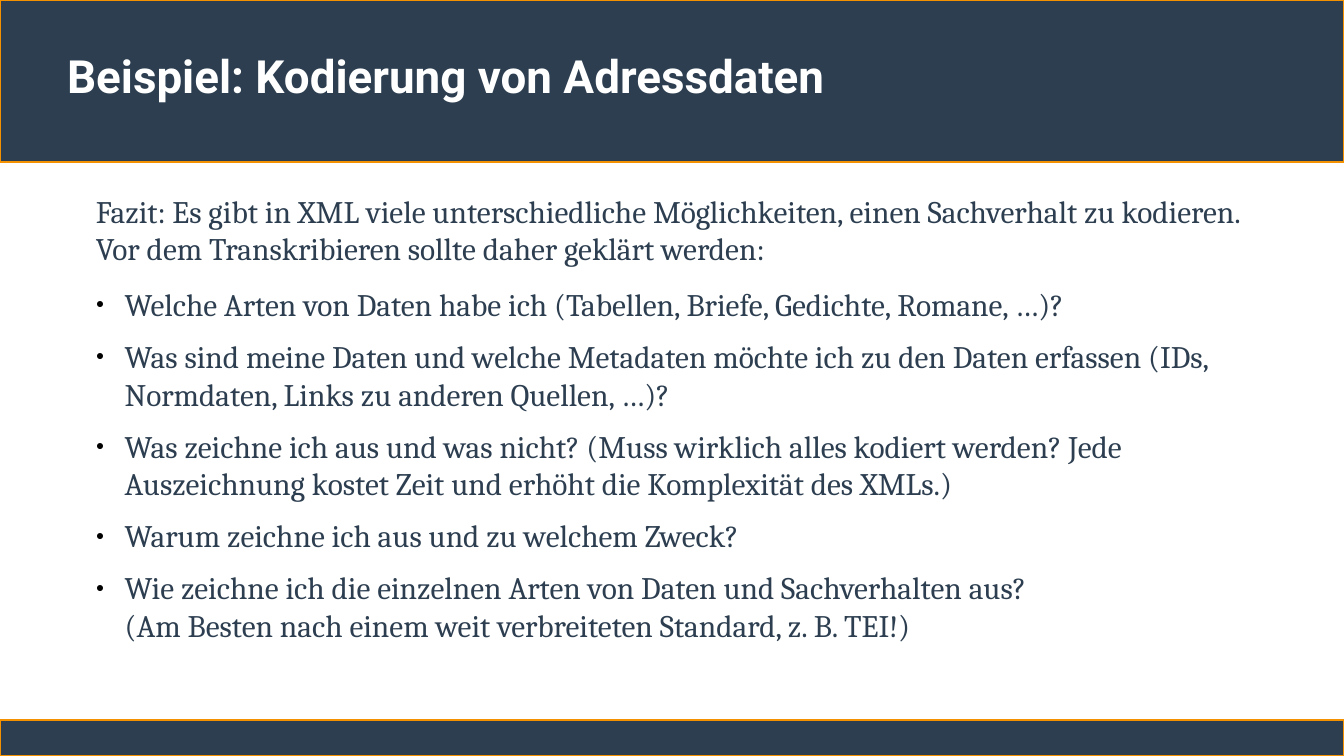
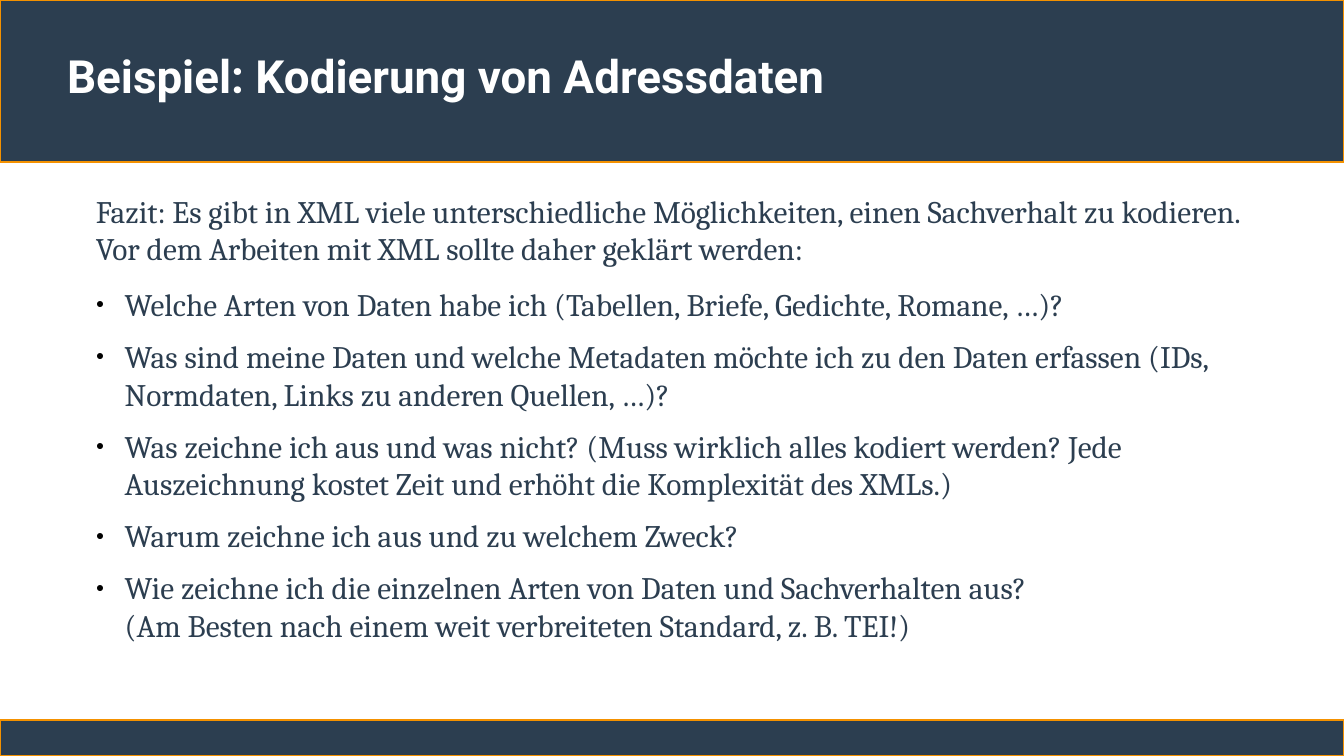
Before and after one commit to ChristianSonderUniSG/xml-kurs, a slide deck: slide 16 of sitzung_2/sitzung_2.odp. Drawn at 1344x756 pixels with LibreOffice and Linux fonts; fonts in the diff are those of the drawing. Boxes give left, top, right and bottom in pixels: in the first picture for what was removed or moved away, otherwise in the second. Text is boxed around its words. In the diff, an @@ line names an element or a change of style, - is before the commit and + after.

```diff
--- a/sitzung_2/sitzung_2.odp
+++ b/sitzung_2/sitzung_2.odp
@@ text at [96,201,1241,267]: text changed @@
-Fazit: Es gibt in XML viele unterschiedliche Möglichkeiten, einen Sachverhalt zu kodieren. Vor dem Transkribieren sollte daher geklärt werden:
+Fazit: Es gibt in XML viele unterschiedliche Möglichkeiten, einen Sachverhalt zu kodieren. Vor dem Arbeiten mit XML sollte daher geklärt werden:
```
Also in this commit, not shown: 15 other slides changed, 1 other file.
